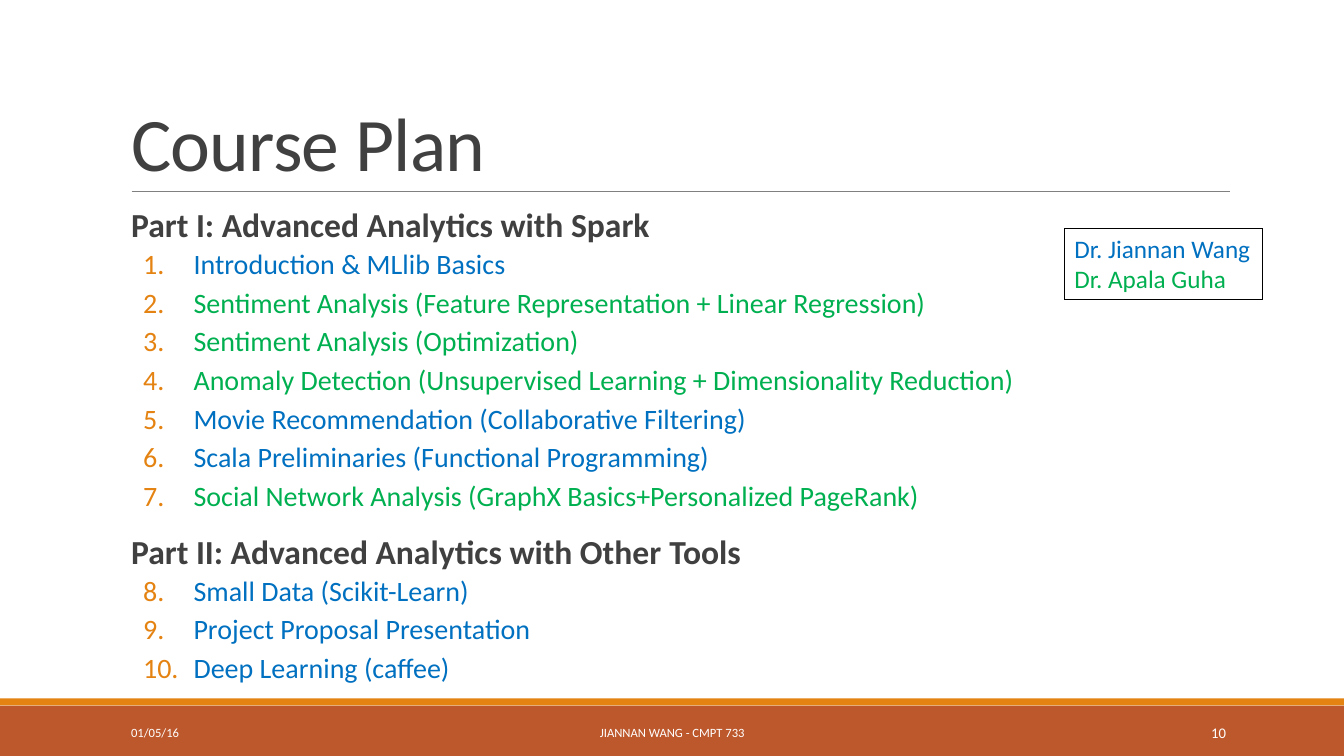
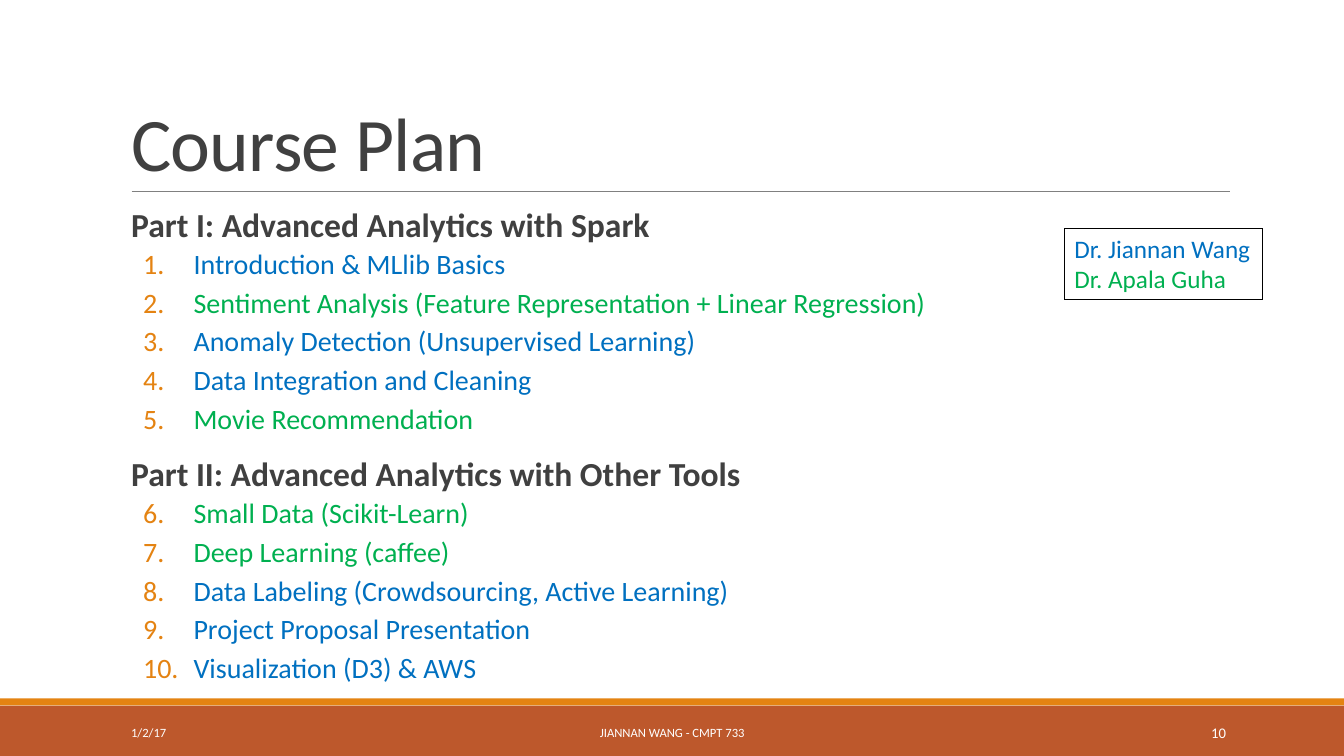
Before and after one commit to ZhensongQian/cmpt733, a slide deck: slide 10 of Lectures/Lec1/lec1-1.pptx. Drawn at 1344x756 pixels with LibreOffice and Linux fonts; fonts in the diff are those of the drawing. Boxes give left, top, right and bottom in pixels: in the first picture for what was removed or moved away, otherwise in the second. Text is boxed around its words. In the diff, an @@ line names an element or a change of style, - is before the commit and + after.

```diff
--- a/Lectures/Lec1/lec1-1.pptx
+++ b/Lectures/Lec1/lec1-1.pptx
@@ text at (x1=194, y1=330, x2=695, y2=430): text changed; text colour #00B050 to #0070C0 @@
-  3. Sentiment Analysis (Optimization)
-  4. Anomaly Detection (Unsupervised Learning + Dimensionality Reduction)
-  5. Movie Recommendation (Collaborative Filtering)
-  6. Scala Preliminaries (Functional Programming)
-  7. Social Network Analysis (GraphX Basics+Personalized PageRank)
+  3. Anomaly Detection (Unsupervised Learning)
+  4. Data Integration and Cleaning
+  5. Movie Recommendation
@@ text at (x1=194, y1=502, x2=531, y2=644): text colour #0070C0 to #00B050 in "Small Data (Scikit-Learn)" @@
@@ text at (x1=194, y1=541, x2=728, y2=606): paragraphs added @@
+  7. Deep Learning (caffee)
+  8. Data Labeling (Crowdsourcing, Active Learning)
@@ text at (x1=194, y1=657, x2=476, y2=682): text changed @@
-  10. Deep Learning (caffee)
+  10. Visualization (D3) & AWS
@@ text at (x1=131, y1=728, x2=166, y2=738): text changed @@
-01/05/16
+1/2/17
```
Also in this commit, not shown: 10 other slides changed, 2 other files.
